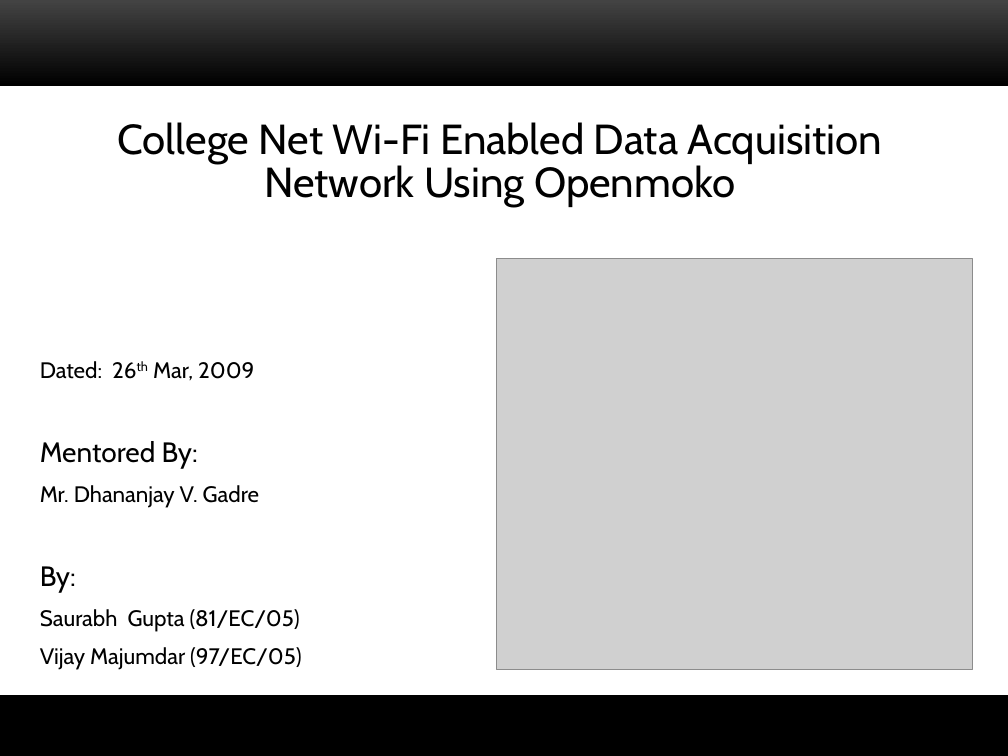
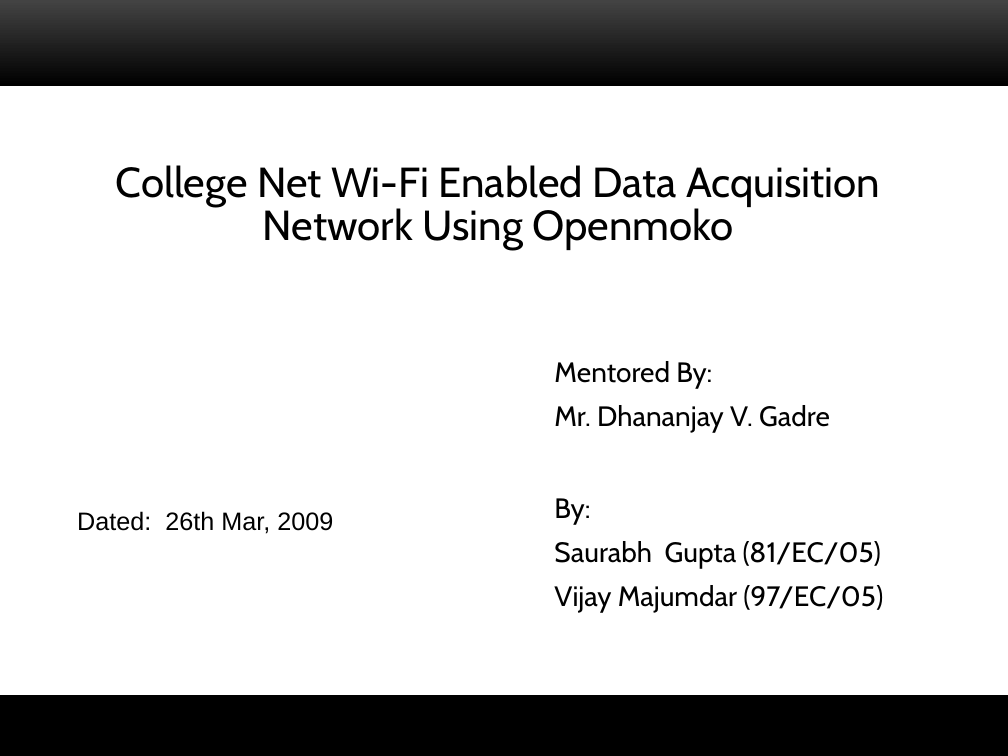
Before and after one commit to saurabh1403/attendance-on-openmoko, a slide deck: slide 1 of docs/mid-term-seminar.ppt. Drawn at 1008x756 pixels with LibreOffice and Linux fonts; fonts in the diff are those of the drawing; grey boxes stand for pictures; background and template pictures are left out. Boxes give left, top, right and bottom in pixels: in the first picture for what was removed or moved away, otherwise in the second. Text is boxed around its words. In the diff, an @@ line names an element or a change of style, - is before the commit and + after.

```diff
--- a/docs/mid-term-seminar.ppt
+++ b/docs/mid-term-seminar.ppt
@@ title "College Net Wi-Fi Enabled Data ...": place and size @@
-title "College Net Wi-Fi Enabled Data ..." at bbox=[118, 122, 882, 207]
+title "College Net Wi-Fi Enabled Data ..." at bbox=[116, 165, 880, 250]
@@ picture removed at bbox=[496, 259, 973, 669] @@
@@ text "Mentored By:": place and size @@
-text "Mentored By:" at bbox=[40, 361, 302, 670]
+text "Mentored By:" at bbox=[554, 361, 883, 613]
@@ text at bbox=[40, 361, 254, 380]: paragraph removed @@
-Dated: 26th Mar, 2009
@@ text at bbox=[554, 405, 883, 613]: size 16 to 20 pt in "Mr. Dhananjay V. Gadre", "Saurabh Gupta (81/EC/05)", "Vijay Majumdar (97/EC/05)" @@
@@ text added at bbox=[77, 511, 333, 534], 18 pt, text #000000 @@
+Dated: 26th Mar, 2009
```
Also in this commit, not shown: 7 other slides changed, 4 slides added, 2 slides removed, 35 other files.
